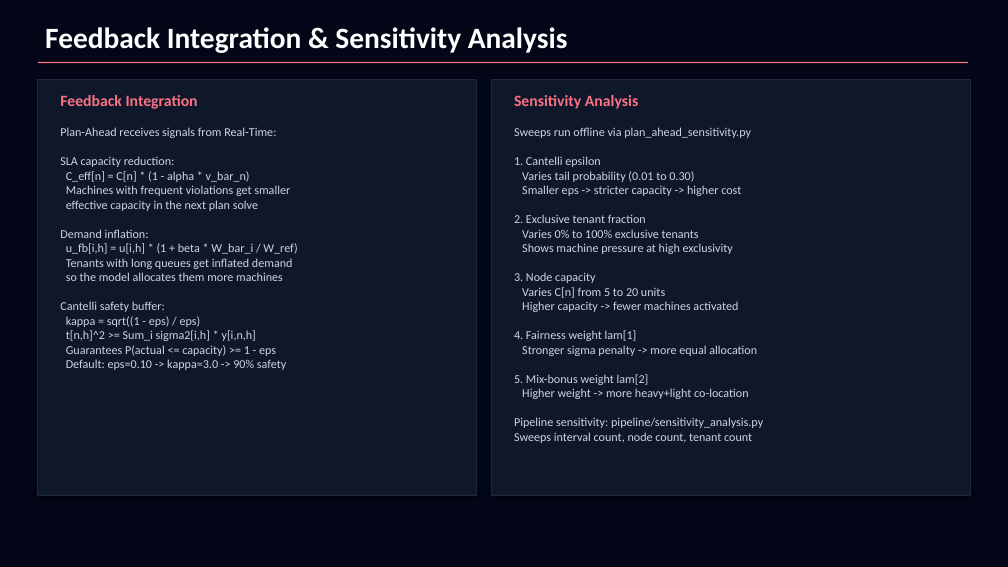
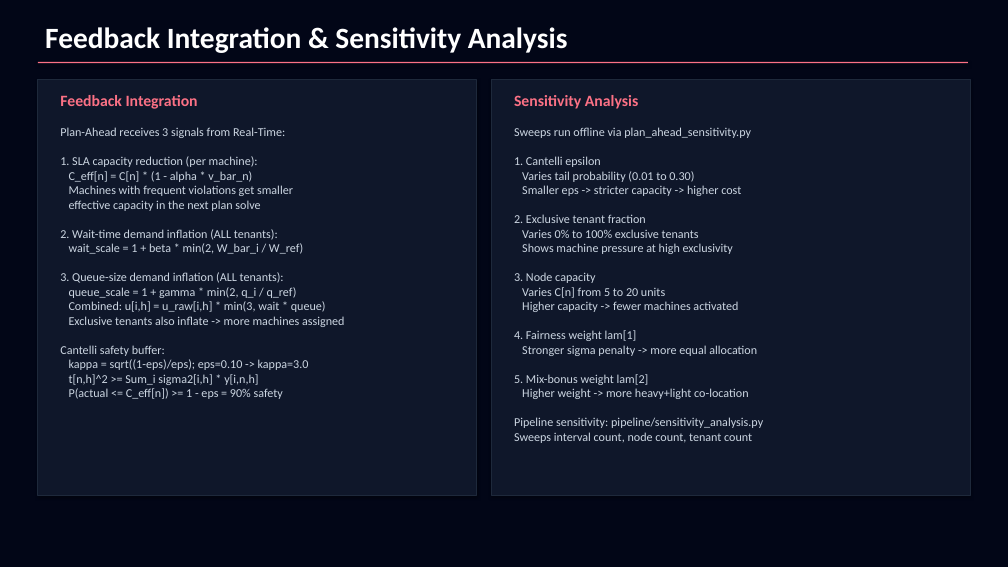
Before and after one commit to Rickodesea/Capstone_ClaudeAI, a slide deck: slide 6 of Cluster_Optimization_Models/Docs/optimization_model_overview.pptx. Drawn at 1008x567 pixels with LibreOffice and Linux fonts; fonts in the diff are those of the drawing. Boxes give left, top, right and bottom in pixels: in the first picture for what was removed or moved away, otherwise in the second. Text is boxed around its words. In the diff, an @@ line names an element or a change of style, - is before the commit and + after.

```diff
--- a/Cluster_Optimization_Models/Docs/optimization_model_overview.pptx
+++ b/Cluster_Optimization_Models/Docs/optimization_model_overview.pptx
@@ text at (60,127,344,399): text changed @@
-Plan-Ahead receives signals from Real-Time:
-SLA capacity reduction:
-C_eff[n] = C[n] * (1 - alpha * v_bar_n)
-Machines with frequent violations get smaller
-effective capacity in the next plan solve
-Demand inflation:
-u_fb[i,h] = u[i,h] * (1 + beta * W_bar_i / W_ref)
-Tenants with long queues get inflated demand
-so the model allocates them more machines
-Cantelli safety buffer:
-kappa = sqrt((1 - eps) / eps)
-t[n,h]^2 >= Sum_i sigma2[i,h] * y[i,n,h]
-Guarantees P(actual <= capacity) >= 1 - eps
-Default: eps=0.10 -> kappa=3.0 -> 90% safety
+Plan-Ahead receives 3 signals from Real-Time:
+1. SLA capacity reduction (per machine):
+C_eff[n] = C[n] * (1 - alpha * v_bar_n)
+Machines with frequent violations get smaller
+effective capacity in the next plan solve
+2. Wait-time demand inflation (ALL tenants):
+wait_scale = 1 + beta * min(2, W_bar_i / W_ref)
+3. Queue-size demand inflation (ALL tenants):
+queue_scale = 1 + gamma * min(2, q_i / q_ref)
+Combined: u[i,h] = u_raw[i,h] * min(3, wait * queue)
+Exclusive tenants also inflate -> more machines assigned
+Cantelli safety buffer:
+kappa = sqrt((1-eps)/eps); eps=0.10 -> kappa=3.0
+t[n,h]^2 >= Sum_i sigma2[i,h] * y[i,n,h]
+P(actual <= C_eff[n]) >= 1 - eps = 90% safety
```
Also in this commit, not shown: 2 other slides changed, 19 other files.
